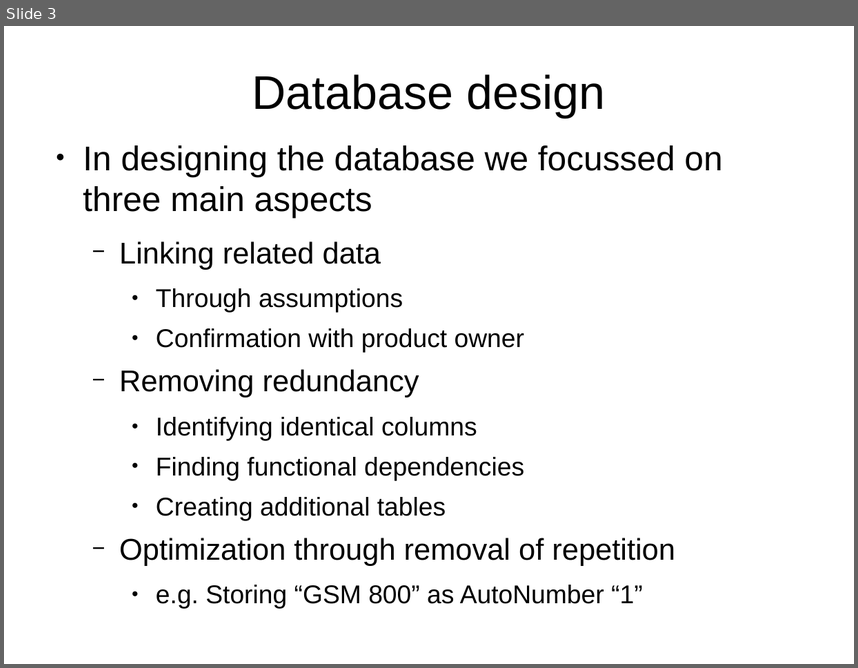
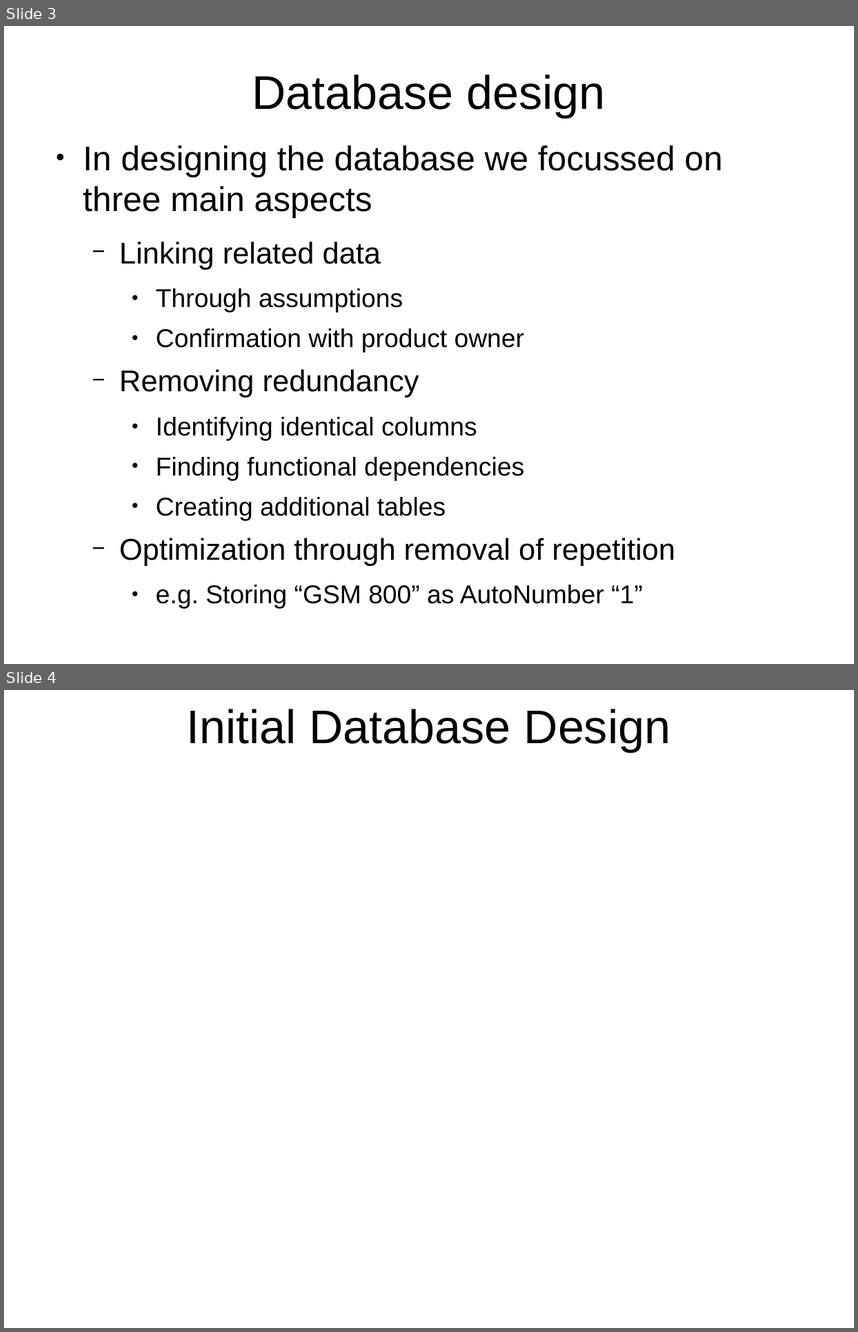
Before and after one commit to rednanor/GroupProject, a slide deck: Group5presentation.odp. Shown one above the other, each under a label of ours: slide 3 before the commit, slides 3 and 4 after it. The pictures are 858x668 and 858x1332 pixels, drawn with LibreOffice and Linux fonts; fonts in the diff are those of the drawing; background and template pictures are left out. Boxes give left, top, right and bottom in pixels: in the first picture for what was removed or moved away, otherwise in the second. Text is boxed around its words. In the diff, an @@ line names an element or a change of style, - is before the commit and + after.

Commit message:
4 slides, first db diagram

```diff
--- a/Group5presentation.odp
+++ b/Group5presentation.odp
@@ slide 4 added at [4,690,854,1328], background picture (left out) @@
@@ title added at [186,709,671,751], 44 pt, text #000000 @@
+Initial Database Design
```
